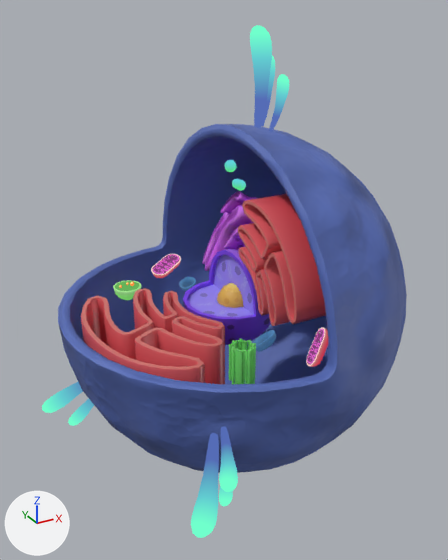
What one commit did to the glTF model public/assets/celula-eucariota/model.glb.
The view is the same before and after, from a 50 mm lens placed at (-0.165, -0.291, 0.157), pointed at (-0.005, -0.001, 0.013). Lighting does not change. The marker at lower left points along +X, +Y and +Z. Where no turn or scale is listed for an object, it has been applied to the vertices.

In view in the first picture: 'Centriolo', 'Filamento', 'Filamento.002', 'Filamento.003', 'Filamento.004', 'Filamento.006', 'GOLGI', 'Lisosoma', 'MembranaCelular', 'Mitocondria.001', 'Mitocondria.002', 'Nucleo', 'ReticuloEndo', 'ReticuloEndo.002', 'Ribosoma.001', 'Ribosoma.002', 'Ribosoma.004', 'Ribosoma.005', 'Ribosoma.006', 'Vacuola.001', 'Vacuola.002'.
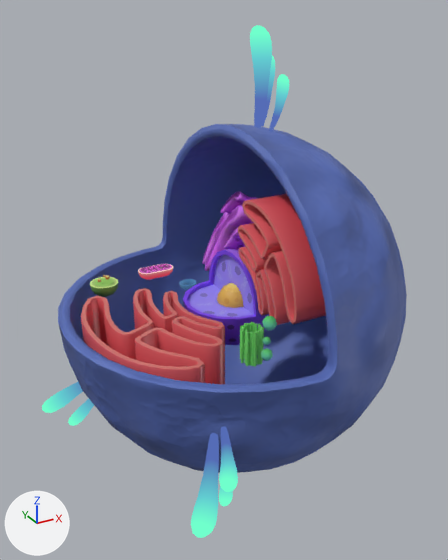
Where the newer file only moved an object's origin or applied its transform, the numbers keep the older frame.

Pixel boxes (x1, y1, x2, y2) of what changed, in the pictures (448 x 560 px):
'Centriolo', moved, turned: before (229, 339, 256, 384); after (240, 322, 264, 367)
'Mitocondria.002', moved, turned: before (151, 254, 181, 278); after (138, 264, 173, 280)
'Mitocondria.001', deleted: before (306, 327, 328, 367)
'Lisosoma.001', added (green): after (90, 277, 119, 297)
'Lisosoma', deleted: before (113, 280, 141, 300)
'Vacuola.001', deleted: before (253, 330, 276, 352)
'Ribosoma.001', moved, turned: before (225, 160, 237, 172); after (262, 316, 277, 331)
'Vacuola.002', turned: before (179, 277, 196, 290); after (179, 279, 197, 289)
'Ribosoma.002', moved, turned: before (233, 179, 239, 187); after (261, 348, 273, 361)
'Ribosoma.006', moved, turned, rescaled: before (237, 180, 246, 191); after (262, 337, 271, 345)
'Ribosoma.004', deleted: before (232, 179, 242, 189)
'Ribosoma.005', deleted: before (224, 160, 236, 172)
'LisosomaEnzimas.001', moved, turned, rescaled: before (130, 282, 134, 286); after (105, 275, 110, 280)

Edits to the bpy script that builds the scene:
```text
Remove ob_vacuola_001:
    ob_vacuola_001 = bpy.data.objects.new('Vacuola.001', me_sphere_020)
Change ob_mitocondria_002:
    ob_mitocondria_002.rotation_euler: (0.174, -0.273, 0.419) -> (0.0, 0.0, 0.0)  # degrees (10, -16, 24) -> degrees (0, 0, 0)
    ob_mitocondria_002.location: (-0.0199, 0.0588, 0.0005) -> (-0.0282, 0.0609, 0.0005)
Change ob_vacuola_002:
    ob_vacuola_002.rotation_euler: (0.104, -0.27, 0.278) -> (0.0, 0.0, 0.0)  # degrees (6, -15, 16) -> degrees (0, 0, 0)
Remove ob_lisosoma:
    ob_lisosoma = bpy.data.objects.new('Lisosoma', me_sphere)
Change ob_enzimasempty:
    remove ob_enzimasempty.parent = ob_lisosoma
Change ob_lisosomaenzimas_001:
    remove ob_lisosomaenzimas_001.parent = ob_enzimasempty
    ob_lisosomaenzimas_001.scale: (209.0, 209.0, 209.0) -> (1.0, 1.0, 1.0)
    ob_lisosomaenzimas_001.location: (0.544, -0.438, 0.0449) -> (-0.0596, 0.0467, 0.00759)
    ob_lisosomaenzimas_001.rotation_euler: (0.933, 0.134, 0.455) -> (0.919, 0.125, 1.253)  # degrees (53, 7.7, 26) -> degrees (53, 7.2, 72)
Change ob_lisosomaenzimas_002:
    remove ob_lisosomaenzimas_002.parent = ob_enzimasempty
    ob_lisosomaenzimas_002.scale: (209.0, 209.0, 209.0) -> (1.0, 1.0, 1.0)
    ob_lisosomaenzimas_002.location: (0.273, 0.654, -0.295) -> (-0.0593, 0.0546, 0.00534)
    ob_lisosomaenzimas_002.rotation_euler: (0.94, 0.0132, 0.622) -> (0.925, 0.0066, 1.422)  # degrees (54, 0.8, 36) -> degrees (53, 0.4, 81)
Change ob_lisosomaenzimas_003:
    remove ob_lisosomaenzimas_003.parent = ob_enzimasempty
    ob_lisosomaenzimas_003.scale: (209.0, 209.0, 209.0) -> (1.0, 1.0, 1.0)
    ob_lisosomaenzimas_003.location: (-1.033, -0.328, -0.0446) -> (-0.0641, 0.049, 0.0056)
    ob_lisosomaenzimas_003.rotation_euler: (0.94, 0.0132, 0.622) -> (0.925, 0.0066, 1.422)  # degrees (54, 0.8, 36) -> degrees (53, 0.4, 81)
Change ob_centriolo:
    ob_centriolo.location: (-0.033, -0.0699, 0.0016) -> (-0.0142, -0.0473, -0.0044)
    ob_centriolo.rotation_euler: (0.0, 0.0, 0.0) -> (0.0, 0.0, 2.593)  # degrees (0, 0, 0) -> degrees (0, 0, 149)
Change ob_ribosoma_002:
    ob_ribosoma_002.location: (0.0059, 0.0044, 0.0671) -> (-0.0271, -0.0816, 0.0106)
    ob_ribosoma_002.rotation_euler: (0.0, 0.0, 0.0) -> (3.142, 0.0, 0.0)  # degrees (0, 0, 0) -> degrees (180, 0, 0)
Change ob_ribosoma_001:
    ob_ribosoma_001.location: (0.0067, 0.0132, 0.0752) -> (-0.0203, -0.0728, 0.0211)
    ob_ribosoma_001.rotation_euler: (0.0, 0.0, 0.0) -> (3.142, 0.0, 0.0)  # degrees (0, 0, 0) -> degrees (180, 0, 0)
Remove ob_mitocondria_001:
    ob_mitocondria_001 = bpy.data.objects.new('Mitocondria.001', me_sphere_012)
Remove ob_ribosoma_004:
    ob_ribosoma_004 = bpy.data.objects.new('Ribosoma.004', me_sphere_004)
Remove ob_ribosoma_005:
    ob_ribosoma_005 = bpy.data.objects.new('Ribosoma.005', me_sphere_008)
Change ob_ribosoma_006:
    ob_ribosoma_006.scale: (1.52, 1.52, 1.52) -> (1.0, 1.0, 1.0)
    ob_ribosoma_006.location: (0.0127, 0.0121, 0.0636) -> (-0.0183, -0.0676, 0.0087)
    ob_ribosoma_006.rotation_euler: (0.0, 0.0, 0.0) -> (3.142, 0.0, 0.0)  # degrees (0, 0, 0) -> degrees (180, 0, 0)
Add ob_lisosoma_001:
    ob_lisosoma_001 = bpy.data.objects.new('Lisosoma.001', me_sphere_045)  # 65 vertices, 126 faces; spans x -0.0089..0.0089, y -0.0089..0.0089, z -0.0089..0.0001; in mat_lisosoma_001 (picture img_animal_lisosoma_albedotransparency)
    ob_lisosoma_001.location = (-0.0609, 0.0503, 0.0031)
```
